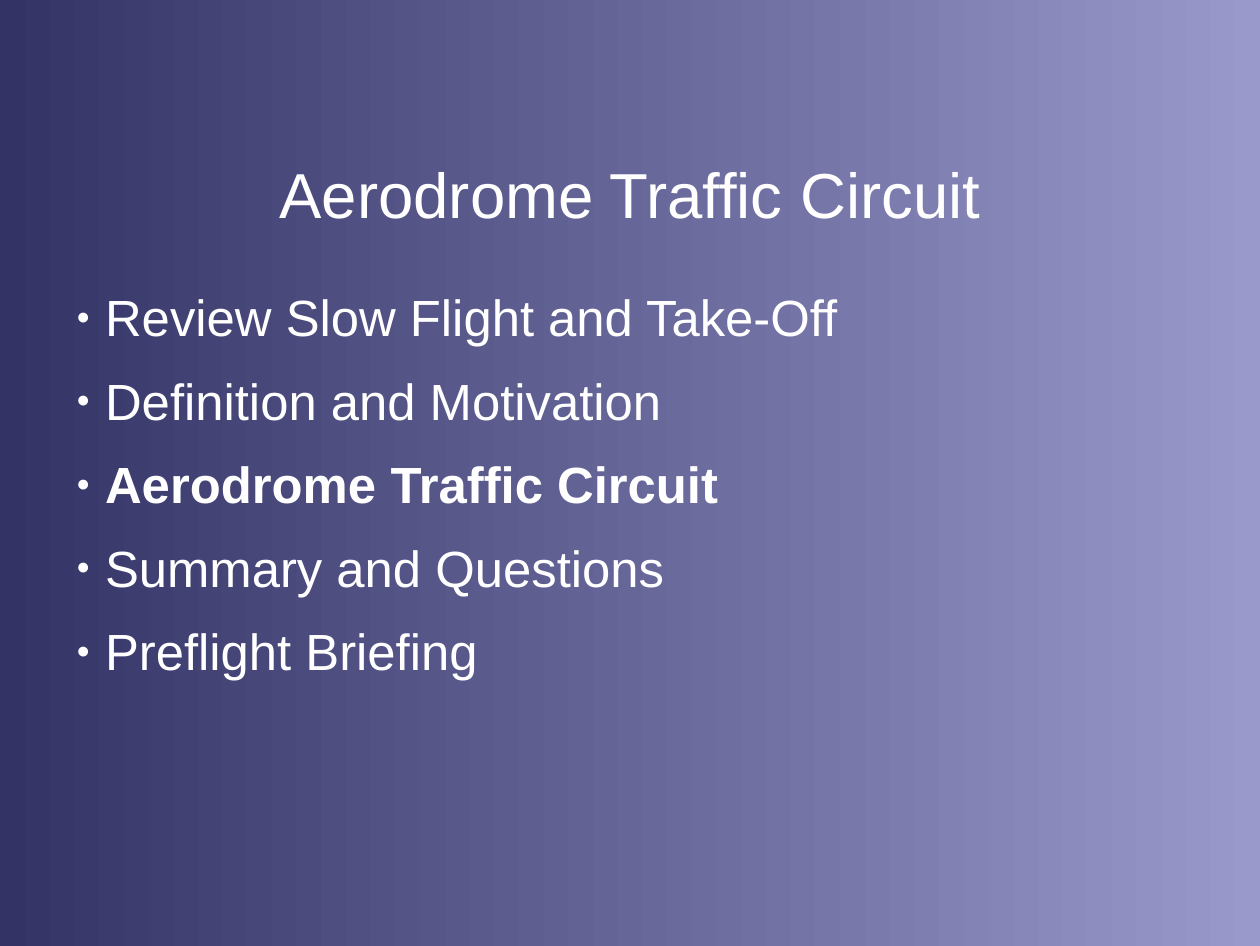
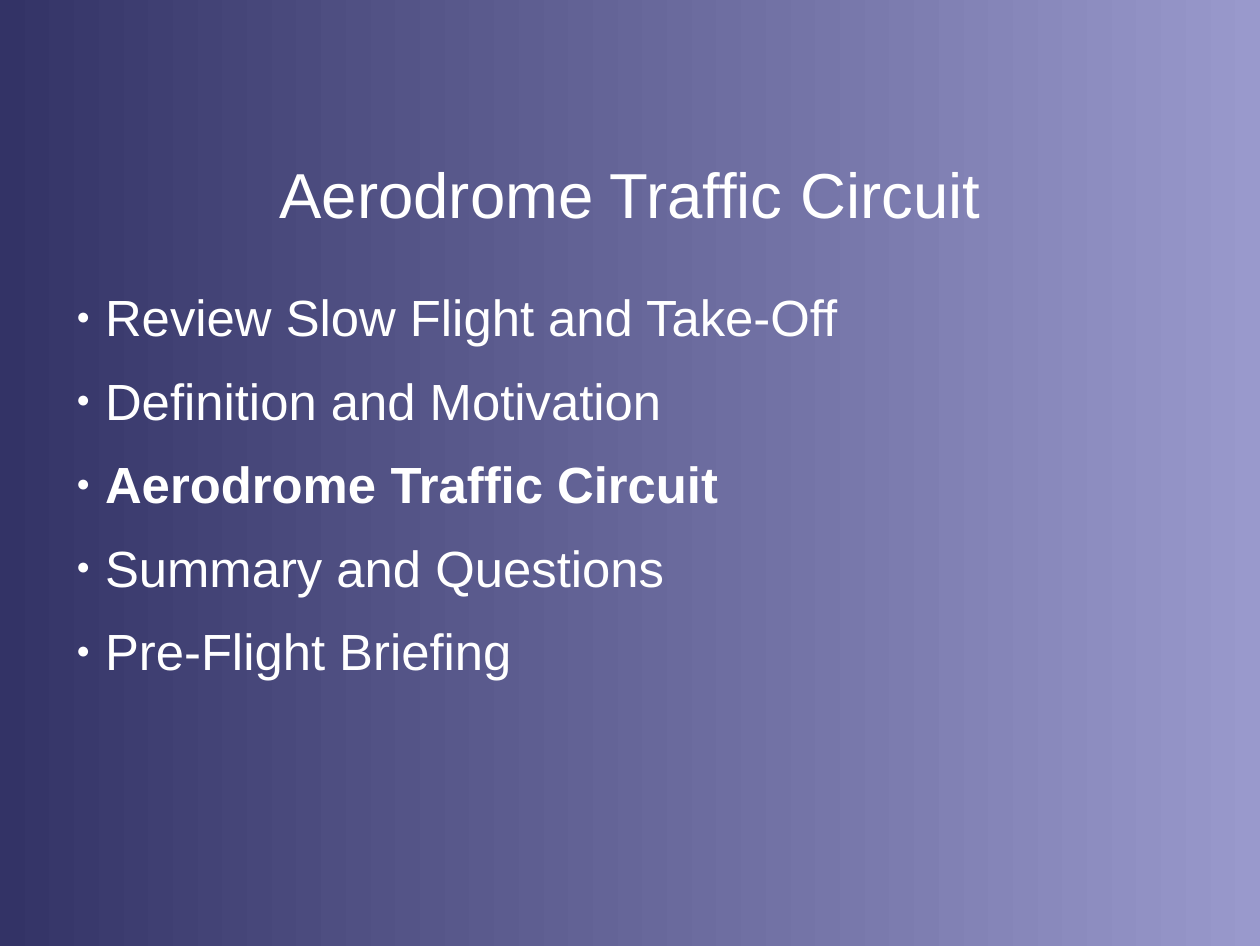
Before and after one commit to stephanheinemann/flight, a slide deck: slide 2 of FI/Circuits/Circuits.odp. Drawn at 1260x946 pixels with LibreOffice and Linux fonts; fonts in the diff are those of the drawing; background and template pictures are left out. Boxes give left, top, right and bottom in pixels: in the first picture for what was removed or moved away, otherwise in the second. Text is boxed around its words. In the diff, an @@ line names an element or a change of style, - is before the commit and + after.

```diff
--- a/FI/Circuits/Circuits.odp
+++ b/FI/Circuits/Circuits.odp
@@ text at [105,633,511,681]: text changed @@
-● Preflight Briefing
+● Pre-Flight Briefing
```
Also in this commit, not shown: 2 other slides changed, 2 slides added, 7 other files.
